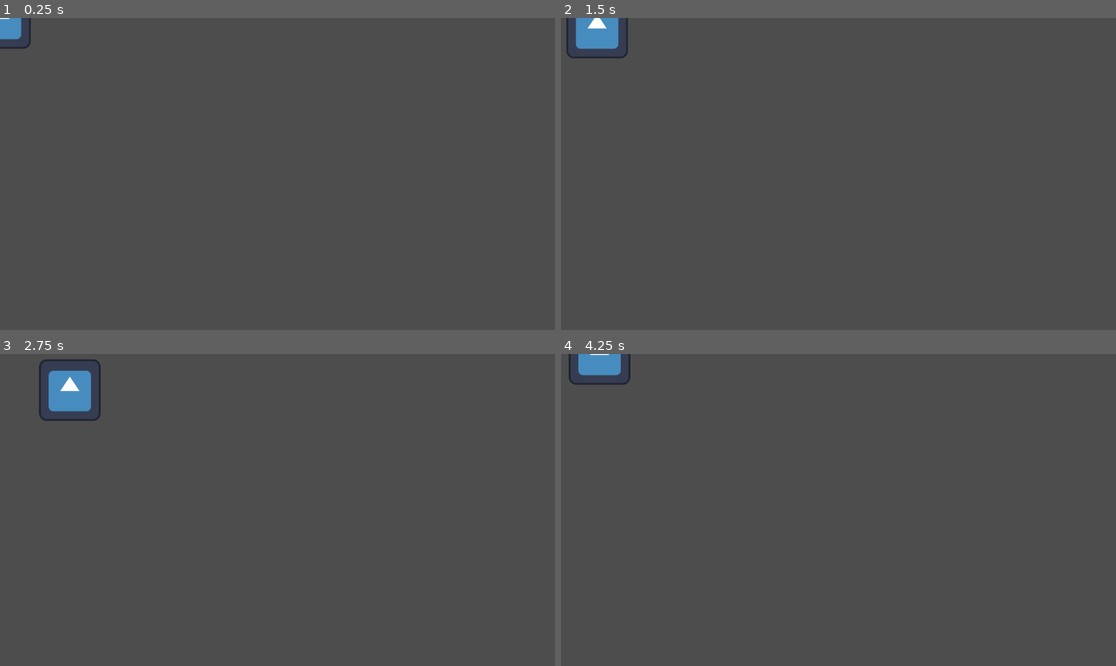
Above: before the commit, frames 1-4 (two rows, left to right).
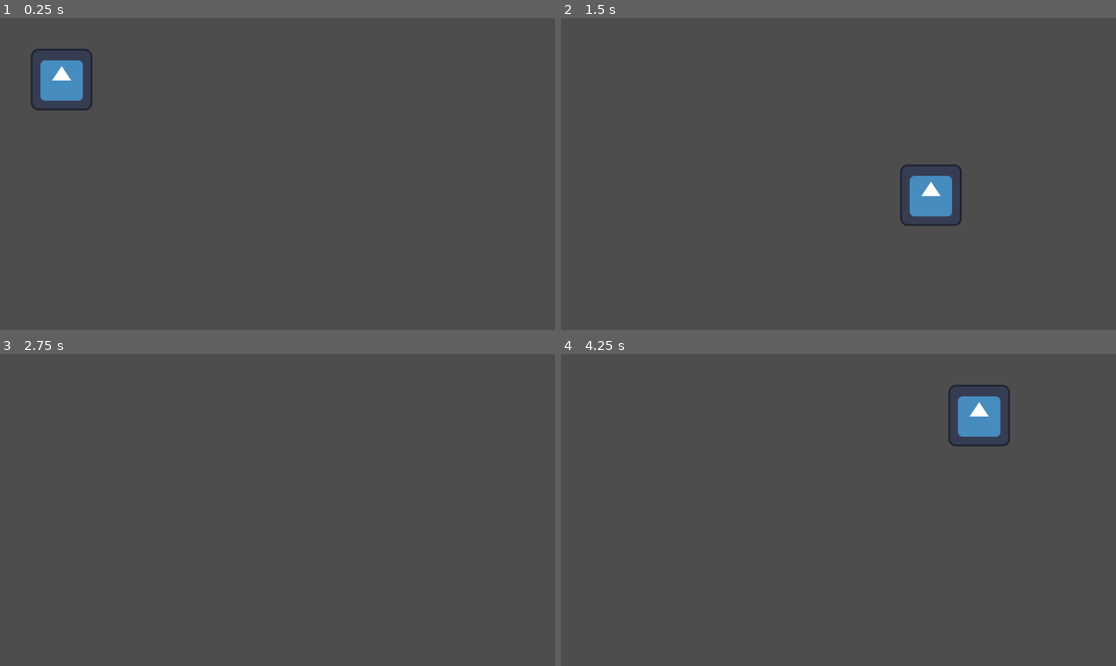
Above: after the commit, the same moments.

Repository: stianfro/godot-testing
Game: Godot game, scene res://main.tscn
Same seed, same stepped clock (60 frames per second), same inputs: the game is played once before the commit and once after it. The engine's default icon, where the game draws it, is replaced by a stand-in: a white triangle on a blue panel in a dark square.
Inputs:
- Up to frame 1 (0.25 s): no input
- Up to frame 2 (1.5 s): tap Enter (ui_accept) at 0.5, 1.35 s; hold Right (ui_right) 0.53-1.28 s; hold Enter (ui_accept) 0.53-1.28 s; hold Down (ui_down) from 1.28 s (still down)
- Up to frame 3 (2.75 s): tap Enter (ui_accept) at 1.52, 1.82 s; release Down (ui_down) at 2.03 s; hold Right (ui_right) from 2.03 s (still down); hold Enter (ui_accept) from 2.03 s (still down)
- Up to frame 4 (4.25 s): release Right (ui_right) at 2.78 s; release Enter (ui_accept) at 2.78 s; hold Up (ui_up) 2.78-3.53 s; tap Enter (ui_accept) at 2.85, 3.02, 3.32 s; hold Left (ui_left) from 3.53 s (still down); hold Enter (ui_accept) from 3.53 s (still down)

The runs differ from the first frame. In frame 1, 1.6% of the frame differs, in the area x 0-17%, y 0-30%; in frame 2, 2.2%, in the area x 1-73%, y 0-67%; in frame 3, 1.3%; in frame 4, 1.9%.

Commit message:
feat: add speedup input

Diff:
--- a/Sprite2D.gd
+++ b/Sprite2D.gd
@@ -1,8 +1,11 @@
 extends Sprite2D
 
 func _process(delta):
-	var speed = 100
+	var speed = 800
 	var move = Vector2()
+
+	if Input.is_action_pressed("ui_accept"):
+		speed = 2000
 
 	if Input.is_action_pressed("ui_right"):
 		move.x += 1
--- a/main.tscn
+++ b/main.tscn
@@ -6,5 +6,6 @@
 [node name="Main" type="Node2D"]
 
 [node name="Sprite2D" type="Sprite2D" parent="."]
+position = Vector2(128, 128)
 texture = ExtResource("1_j2a1b")
 script = ExtResource("2_n8kq2")
